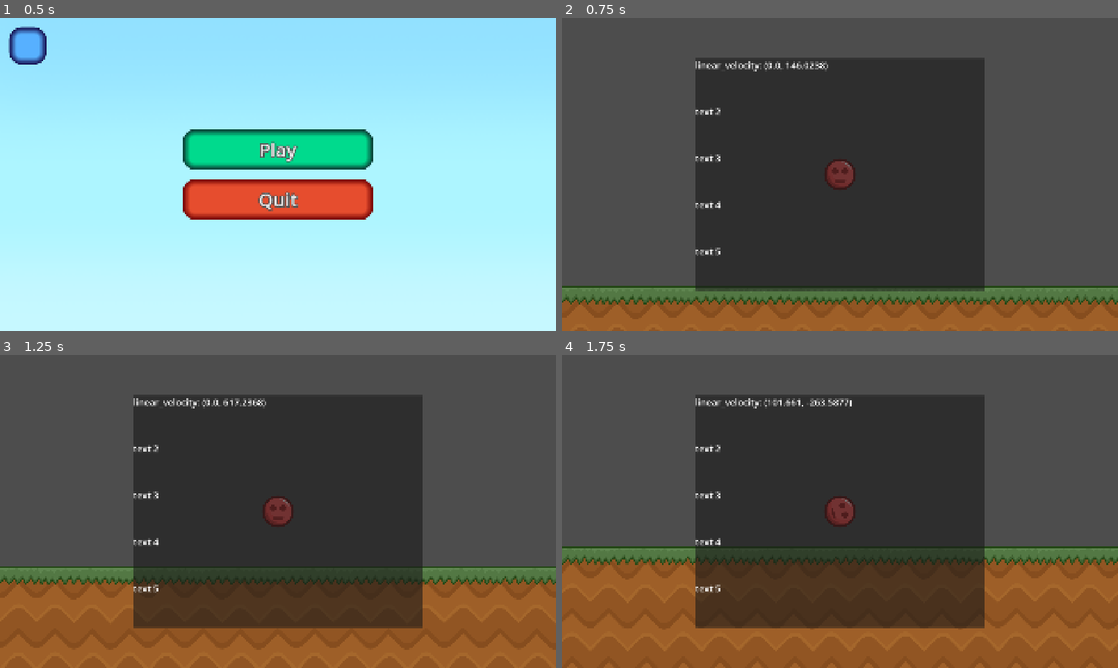
Above: before the commit, frames 1-4 (two rows, left to right).
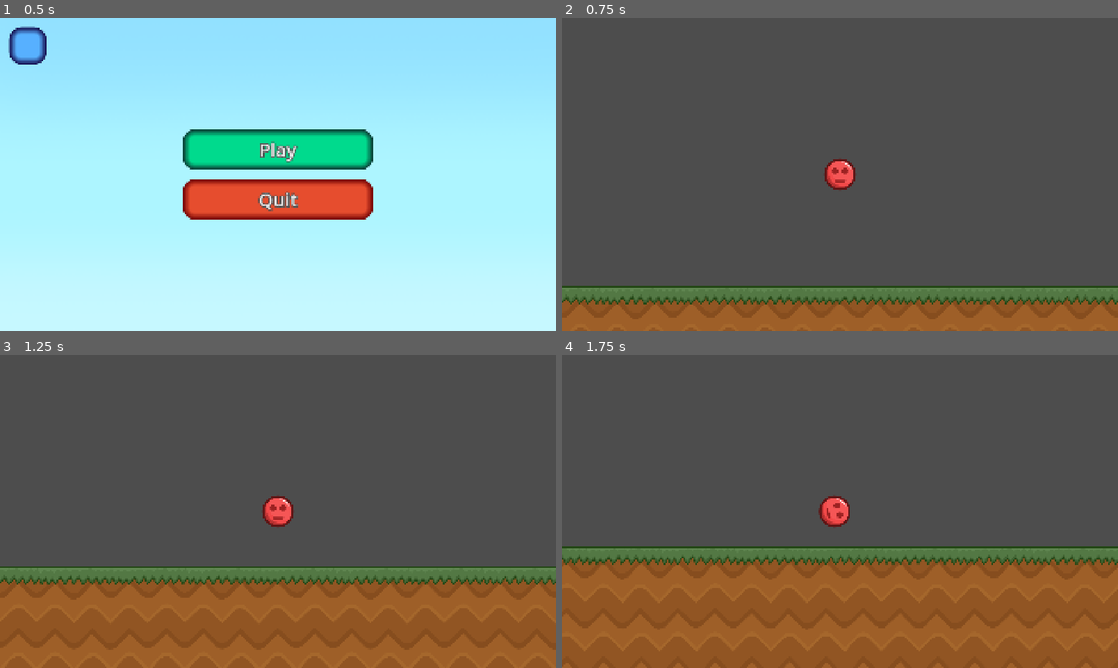
Above: after the commit, the same moments.

Repository: urebus-godot/red-ball-game
Game: Godot game, scene res://scenes_scripts/ui/root/main_menu.tscn
The game is run twice, just before and just after one commit, with the same random seed, the same clock (stepped at 60 frames per second) and the same inputs.
Inputs:
- Up to frame 1 (0.5 s): no input
- Up to frame 2 (0.75 s): click "Play" at 0.5 s
- Up to frame 3 (1.25 s): no input
- Up to frame 4 (1.75 s): hold D (right) from 1.28 s (still down); hold E (interact) from 1.28 s (still down); tap Space (jump) at 1.52 s

Frame 1 is identical in both runs. In frame 2, 38% of the frame differs, in the area x 24-76%, y 12-88%; in frame 3, 38%; in frame 4, 39%, in the area x 0-100%, y 12-88%.

Commit message:
Making camera transitions system

Diff:
--- a/project.godot
+++ b/project.godot
@@ -13,7 +13,7 @@
 config/name="ball"
 run/main_scene="uid://b7trlnapjrql5"
 config/features=PackedStringArray("4.6", "Mobile")
-config/icon="res://resources/textures/icon.svg"
+config/icon="uid://ia74qyu0klo8"
 
 [audio]
 
--- a/resources/audio/audio_bus_layout.tres
+++ b/resources/audio/audio_bus_layout.tres
@@ -1,6 +1,7 @@
 [gd_resource type="AudioBusLayout" format=3 uid="uid://dyavq6kk3aqe7"]
 
 [resource]
+bus/0/volume_db = 3.0069675
 bus/1/name = &"SFX"
 bus/1/solo = false
 bus/1/mute = false
--- a/scenes_scripts/game/camera.gd
+++ b/scenes_scripts/game/camera.gd
@@ -1,7 +1,43 @@
 extends Camera2D
 
-@export var player: Creature
+enum Direction {
+	LEFT = -1, CENTER = 0, RIGHT = 1
+}
+const TRANS_TYPE: Tween.TransitionType = Tween.TransitionType.TRANS_SINE
+const TWEEN_DURATION: float = 0.6
+
+@export var player: Player
+
+var direction: Direction = Direction.CENTER
+var player_move_direction: Direction = Direction.CENTER
+
+
+func trans_offset(trans_direction: Direction) -> void:
+	var tween = create_tween().set_trans(TRANS_TYPE)
+	if trans_direction == Direction.RIGHT:
+		tween.tween_property(self, "offset:x", 200.0, TWEEN_DURATION)
+	elif trans_direction == Direction.LEFT:
+		tween.tween_property(self, "offset:x", -200.0, TWEEN_DURATION)
+	else:
+		tween.tween_property(self, "offset:x", 0.0, TWEEN_DURATION)
+
+
+func check_for_trans() -> void:
+	while true:
+		await get_tree().create_timer(.02).timeout
+		#if player_move_direction == 0:
+			#trans_offset(Direction.CENTER)
+		if player_move_direction != sign(player.control_component.move_direction):
+			await get_tree().create_timer(0.3).timeout
+			player_move_direction = sign(player.linear_velocity.x)
+			trans_offset(player_move_direction)
+			print(player_move_direction)
+
 
 
 func _process(delta: float) -> void:
 	position = player.position
+
+
+func _ready() -> void:
+	check_for_trans()
--- a/scenes_scripts/game/objects/creatures/player/control_component.gd
+++ b/scenes_scripts/game/objects/creatures/player/control_component.gd
@@ -3,13 +3,14 @@
 @export var move_component: MoveComponent
 
 var is_jump_input: bool = false
+var move_direction: float = 0.0
 
 
 func move_input() -> void:
-	var direction = Input.get_axis("left", "right")
-	if direction > 0:
+	move_direction = Input.get_axis("left", "right")
+	if move_direction > 0:
 		move_component.move_right()
-	elif direction < 0:
+	elif move_direction < 0:
 		move_component.move_left()
 
 func jump_input(delta: float) -> void:
--- a/scenes_scripts/game/objects/creatures/player/player.gd
+++ b/scenes_scripts/game/objects/creatures/player/player.gd
@@ -1,8 +1,14 @@
-extends Creature
+class_name Player extends Creature
 
-var object_to_interact: Node = null
+@export var control_component: ControlComponent
+
+var object_to_interact: InteractiveObject = null
 
 
 func _input(event: InputEvent) -> void:
 	if event.is_action_pressed("interact") and object_to_interact:
-		object_to_interact
+		object_to_interact.interact()
+
+
+func _on_interactive_object_player_entered(object: InteractiveObject) -> void:
+	object_to_interact = object
--- a/scenes_scripts/game/objects/creatures/player/player.tscn
+++ b/scenes_scripts/game/objects/creatures/player/player.tscn
@@ -24,10 +24,11 @@
 [sub_resource type="CircleShape2D" id="CircleShape2D_hka56"]
 radius = 54.0
 
-[node name="Player" unique_id=840999448 instance=ExtResource("1_rv035")]
+[node name="Player" unique_id=840999448 node_paths=PackedStringArray("control_component") instance=ExtResource("1_rv035")]
 collision_mask = 14
 physics_material_override = SubResource("PhysicsMaterial_30j7b")
 script = ExtResource("2_22jnx")
+control_component = NodePath("ControlComponent")
 
 [node name="Sprite" parent="." index="0" unique_id=188382244]
 texture = ExtResource("3_ewilg")
--- a/scenes_scripts/game/root/world.tscn
+++ b/scenes_scripts/game/root/world.tscn
@@ -35,6 +35,7 @@
 [node name="CanvasLayer" type="CanvasLayer" parent="." unique_id=1004856744]
 
 [node name="DebugPanel" parent="CanvasLayer" unique_id=1567030277 node_paths=PackedStringArray("nodes_for_texts") instance=ExtResource("2_2djus")]
+visible = false
 nodes_for_texts = [NodePath("../../Player")]
 properties_for_texts = Array[String](["linear_velocity"])
 
@@ -50,5 +51,8 @@
 
 [node name="LevelDoor" parent="." unique_id=2011945355 instance=ExtResource("4_7og53")]
 position = Vector2(1088, 320)
+level = 1
+
+[connection signal="player_entered" from="LevelDoor" to="Player" method="_on_interactive_object_player_entered"]
 
 [editable path="Terrain"]
--- a/scenes_scripts/ui/menus/options_menu.gd
+++ b/scenes_scripts/ui/menus/options_menu.gd
@@ -5,6 +5,11 @@
 const START_POSITION_Y: float = -800
 const END_POSITION_Y: float  = 1200
 const TWEEN_DURATION: float = 0.25
+const MIN_DB: float = -60
+const MAX_DB: float = 0.0
+
+@onready var music_volume_slider: HSlider = $Control/VBoxContainer/MusicVolumeSlider
+@onready var sfx_volume_slider: HSlider = $Control/VBoxContainer/SFXVolumeSlider
 
 var is_ui_free: bool = false
 
@@ -30,6 +35,35 @@
 	await tween.finished
 
 
+func sync_sliders() -> void:
+	music_volume_slider.value = db_to_slider(AudioServer.get_bus_volume_db(AudioServer.get_bus_index("Music")))
+	sfx_volume_slider.value = db_to_slider(AudioServer.get_bus_volume_db(AudioServer.get_bus_index("SFX")))
+
+
+func slider_to_db(value: float) -> float:
+	if value <= 0.0:
+		return MIN_DB
+	var linear = value / 100.0
+	var db = linear_to_db(linear)
+	return db
+
+
+func db_to_slider(value: float) -> float:
+	var slider_value = db_to_linear(value) * 100.0
+	return slider_value
+
+
+func set_volume(bus_name: String, value: float, key: String) -> void:
+	var db = slider_to_db(value)
+	var bus_index = AudioServer.get_bus_index(bus_name)
+
+	AudioServer.set_bus_volume_db(bus_index, db)
+	AudioServer.set_bus_mute(bus_index, db <= MIN_DB)
+
+	var linear_value = clampf(value / 100.0, 0.0, 1.0)
+	SettingsDataManager.audio_settings[key] = linear_value
+
+
 func _ready() -> void:
 	position.y = START_POSITION_Y
 
@@ -38,3 +72,10 @@
 	if is_ui_free:
 		closed.emit()
 		await hide_menu()
+
+
+func _on_music_volume_slider_value_changed(value: float) -> void:
+	set_volume("Music", value, "music_volume")
+
+func _on_sfx_volume_slider_value_changed(value: float) -> void:
+	set_volume("SFX", value, "sfx_volume")
--- a/scenes_scripts/ui/menus/options_menu.tscn
+++ b/scenes_scripts/ui/menus/options_menu.tscn
@@ -82,9 +82,9 @@
 anchor_right = 0.5
 anchor_bottom = 0.5
 offset_left = -375.0
-offset_top = -348.0
+offset_top = -388.0
 offset_right = 377.0
-offset_bottom = 348.0
+offset_bottom = 388.0
 grow_horizontal = 2
 grow_vertical = 2
 theme = SubResource("Theme_y8snl")
@@ -113,4 +113,25 @@
 grow_horizontal = 0
 theme = SubResource("Theme_mjgam")
 
+[node name="VBoxContainer" type="VBoxContainer" parent="Control" unique_id=721341544]
+layout_mode = 1
+anchors_preset = -1
+anchor_left = 0.012784091
+anchor_top = 0.13051145
+anchor_right = 0.98721594
+anchor_bottom = 1.0
+grow_horizontal = 2
+grow_vertical = 2
+metadata/_edit_use_anchors_ = true
+
+[node name="MusicVolumeSlider" type="HSlider" parent="Control/VBoxContainer" unique_id=1279339596]
+layout_mode = 2
+size_flags_vertical = 3
+
+[node name="SFXVolumeSlider" type="HSlider" parent="Control/VBoxContainer" unique_id=597341475]
+layout_mode = 2
+size_flags_vertical = 3
+
 [connection signal="pressed" from="Control/CloseButton" to="." method="_on_close_button_pressed"]
+[connection signal="value_changed" from="Control/VBoxContainer/MusicVolumeSlider" to="." method="_on_music_volume_slider_value_changed"]
+[connection signal="value_changed" from="Control/VBoxContainer/SFXVolumeSlider" to="." method="_on_sfx_volume_slider_value_changed"]
